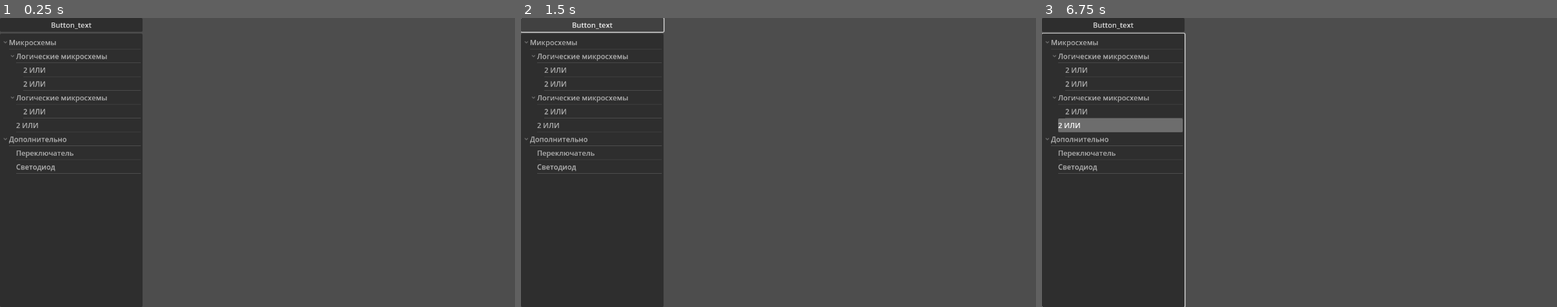
Above: before the commit, frames 1-3 (left to right).
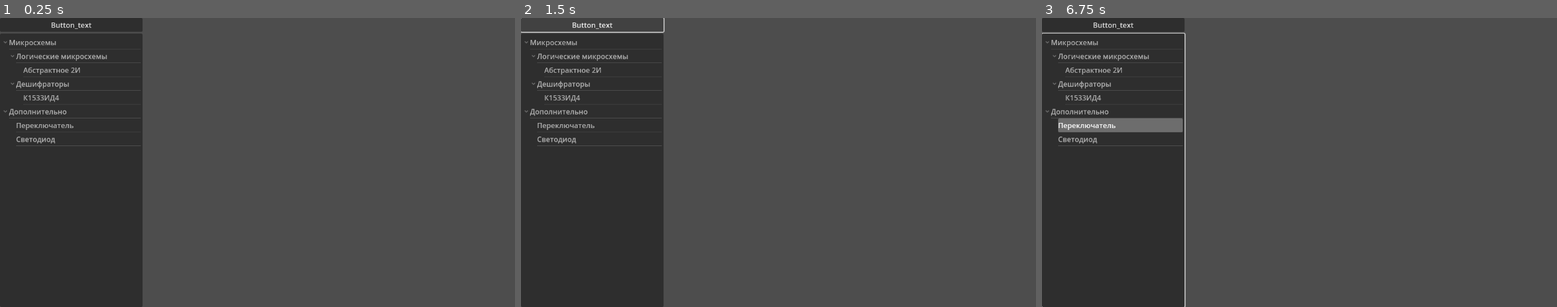
Above: after the commit, the same moments.

Repository: Andrien777/tvbuilder-m
Game: Godot game, scene res://ui/main_scene.tscn
The game is run twice, just before and just after one commit, with the same random seed, the same clock (stepped at 60 frames per second) and the same inputs.
Inputs (mouse positions are in pixels of both pictures, inside the frame that each line leads up to):
- Up to frame 1 (0.25 s): no input
- Up to frame 2 (1.5 s): click "Button_text" at 0.5 s; click "Button_text" at 1.25 s
- Up to frame 3 (6.75 s): click "Button_text" at 2 s; tap Enter at 2.75, 4.25, 5.75 s; move the mouse to (1412, 148) at 2.77 s; press the mouse at (1412, 148) at 2.78 s; tap Shift at 3.05, 6.05 s; release the mouse at (1412, 148) at 3.5 s; tap Space at 3.5, 5, 6.5 s; drag from (1196, 176) to (1273, 220) at 3.52 s; move the mouse to (1351, 98) at 4.27 s; hold Shift 4.28-5 s; tap Mouse wheel down (ZoomDown) at 4.35 s; click (1351, 98) at 4.42 s; drag from (1273, 220) to (1145, 119) at 5.02 s; move the mouse to (1454, 205) at 5.77 s; press the mouse at (1454, 205) at 5.78 s; release the mouse at (1454, 205) at 6.5 s; drag from (1145, 119) to (1222, 90) at 6.52 s

The runs differ from the first frame. In frame 1, 1.0% of the frame differs, in the area x 0-28%, y 16-54%; in frame 2, 1.0%; in frame 3, 1.0%.
Error after the commit: Parse Error: Preload file "res://components/ic/pin.svg" does not exist. (res://components/pin.gd:4)

Commit message:
Prepared for the demo. Implemented one IC and cleaned up debug messages. Implemented wire deletion

Diff:
--- a/components/circuit_component.gd
+++ b/components/circuit_component.gd
@@ -4,7 +4,7 @@
 var is_dragged = false
 
 
-var test_texture = preload("res://icon.svg")
+var test_texture = preload("res://components/ic/ic.svg")
 const side_padding = 20 # TODO: Move side_padding to spec?
 var pins: Array
 func initialize(spec: ComponentSpecification)->void:
@@ -16,7 +16,6 @@
 	hitbox.shape = shape
 	#var texture = load(spec.texture)
 	sprite.texture = test_texture
-
 	sprite.modulate = Color(0.0, 0.0, 0.0, 1.0)
 	# Render texture and set height-width
 	add_child(hitbox)
@@ -52,7 +51,7 @@
 	var side_index = {"TOP":0, "BOTTOM":0, "LEFT":0, "RIGHT":0}
 	for pin_spec in spec:
 		var pin = Pin.new()
-		pin.scale=Vector2(0.2,0.2)
+		pin.scale=Vector2(0.4,0.4)
 		match pin_spec.position:
 			"TOP":
 				pin.position = Vector2(side_padding-ic_shape.x/2 +
--- a/components/ic/logic/led.gd
+++ b/components/ic/logic/led.gd
@@ -3,6 +3,7 @@
 var sprite: Sprite2D
 func initialize(spec: ComponentSpecification)->void:
 	super.initialize(spec)
+	self.scale = Vector2(0.5,1)
 	sprite = Sprite2D.new()
 	sprite.texture = test_texture
 	sprite.modulate = Color(0, 100, 0, 0.2)
--- a/components/ic/logic/switch.gd
+++ b/components/ic/logic/switch.gd
@@ -9,6 +9,7 @@
 
 func initialize(spec: ComponentSpecification)->void:
 	super.initialize(spec)
+	self.scale = Vector2(0.5,1)
 	var button = SwitchButton.new()
 	button.initialize(self)
 	add_child(button)
--- a/components/pin.gd
+++ b/components/pin.gd
@@ -1,7 +1,7 @@
 extends StaticBody2D
 class_name Pin
 
-var pin_texture = preload("res://icon.svg")
+var pin_texture = preload("res://components/ic/pin.svg")
 
 var index: int # Index on a chip
 var state: NetConstants.LEVEL # Current state (low/high/z)
@@ -25,7 +25,8 @@
 	var hitbox = CollisionShape2D.new()
 	sprite.texture = pin_texture
 	var shape = RectangleShape2D.new()
-	shape.size = Vector2(100,100) # TODO: Scale to sprite
+	shape.size = pin_texture.get_size()
+	#shape.size = Vector2(100,100) # TODO: Scale to sprite
 	self.sprite_shape = shape.size
 	hitbox.shape = shape
 	add_child(sprite)
--- a/netlist/netlist_class.gd
+++ b/netlist/netlist_class.gd
@@ -48,7 +48,8 @@
 				visited[current] += 1
 			if visited[current] >= 5:
 				stack.pop_back()
-				print("cycle")
+				print("Could not resolve component:")
+				print(current)
 				continue # TODO: add notification
 			match current.pin.direction:
 					NetConstants.DIRECTION.DIRECTION_OUTPUT:
@@ -66,7 +67,7 @@
 								for neighbour in current.neighbours:
 									if neighbour.pin.direction == NetConstants.DIRECTION.DIRECTION_OUTPUT:
 										if neighbour in resolved and neighbour.pin.state != current.pin.state:
-											print("wtf is going on")
+											print("Two outputs short circuited")
 									if neighbour != current:
 										stack.push_back(neighbour)
 						else:
@@ -76,7 +77,7 @@
 							for neighbour in current.neighbours:
 								if neighbour.pin.direction == NetConstants.DIRECTION.DIRECTION_OUTPUT:
 									if neighbour in resolved and neighbour.pin.state != current.pin.state:
-										print("wtf is going on")
+										print("Two outputs short circuited")
 								if neighbour != current:
 									stack.push_back(neighbour)
 					NetConstants.DIRECTION.DIRECTION_INPUT:
@@ -127,4 +128,4 @@
 			if ok:
 				pin.pin.state = state
 			else:
-				print("late prop error")
+				print("Short circuit")
--- a/netlist/wire_manager.gd
+++ b/netlist/wire_manager.gd
@@ -6,9 +6,15 @@
 	if first_wire_point == null:
 		first_wire_point =object
 	elif second_wire_point==null:
-		# TODO: Check if creation is possible
 		second_wire_point = object
-		_create_wire(first_wire_point, second_wire_point)
+		if Input.is_key_pressed(KEY_SHIFT):
+			for wire in wires:
+				print(wire)
+				if(wire.first_object==first_wire_point and wire.second_object==second_wire_point) or (wire.first_object==second_wire_point and wire.second_object==first_wire_point):
+					_delete_wire(wire)
+		else:
+			# TODO: Check if creation is possible
+			_create_wire(first_wire_point, second_wire_point)
 		first_wire_point = null
 		second_wire_point = null
 
--- a/ui/ic_elements_tree/tree_config.json
+++ b/ui/ic_elements_tree/tree_config.json
@@ -8,31 +8,21 @@
 					"group_name": "Логические микросхемы",
 					"subelements": [
 						{
-							"ic_name": "2 ИЛИ",
-							"config_path": "res://components/ic/configs/and2.json",
-							"logic_class_path": "res://components/ic/logic/And2.gd"
-						},
-						{
-							"ic_name": "2 ИЛИ",
+							"ic_name": "Абстрактное 2И",
 							"config_path": "res://components/ic/configs/and2.json",
 							"logic_class_path": "res://components/ic/logic/And2.gd"
 						}
 					]
 				},
 				{
-					"group_name": "Логические микросхемы",
+					"group_name": "Дешифраторы",
 					"subelements": [
 						{
-							"ic_name": "2 ИЛИ",
-							"config_path": "res://components/ic/configs/and2.json",
-							"logic_class_path": "res://components/ic/logic/And2.gd"
+							"ic_name": "К1533ИД4",
+							"config_path": "res://components/ic/configs/K1533ID4.json",
+							"logic_class_path": "res://components/ic/demux/K1533ID4.gd"
 						}
 					]
-				},
-				{
-					"ic_name": "2 ИЛИ",
-					"config_path": "res://components/ic/configs/and2.json",
-					"logic_class_path": "res://components/ic/logic/And2.gd"
 				}
 			]
 		},
